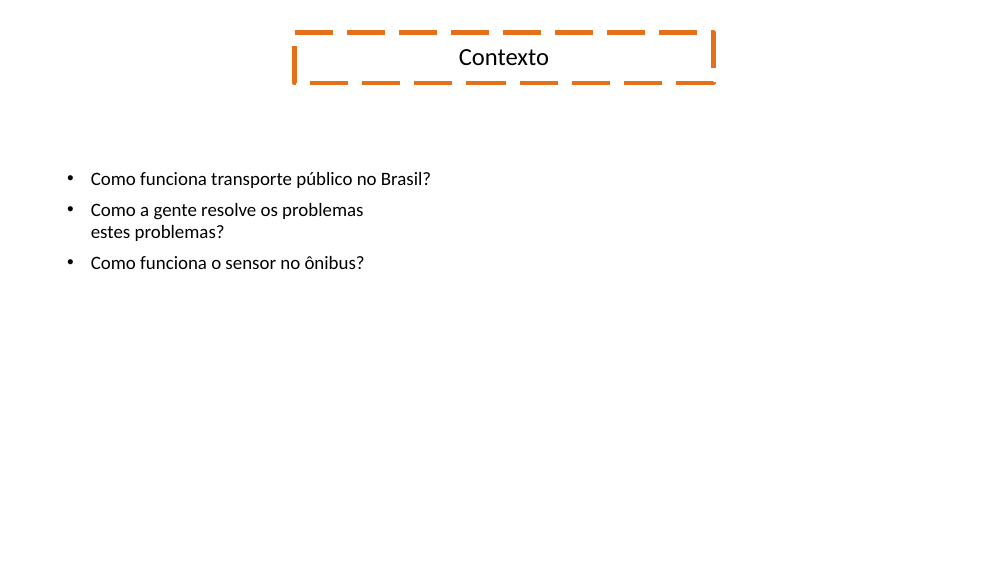
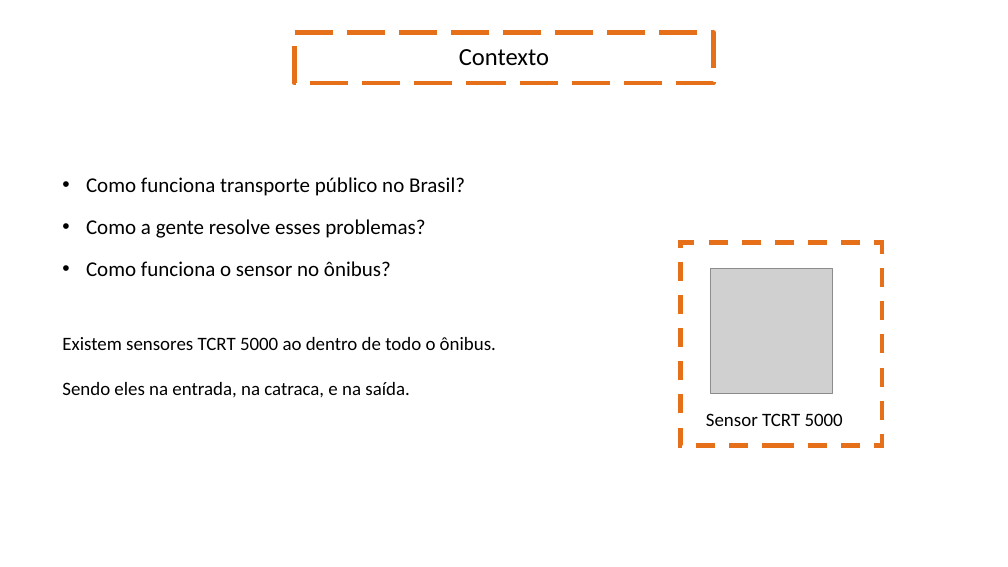
Before and after one commit to diegozn/busfacility, a slide deck: slide 2 of Apresentação/Sprint 2.pptx. Drawn at 1008x567 pixels with LibreOffice and Linux fonts; fonts in the diff are those of the drawing; grey boxes stand for pictures; background and template pictures are left out. Boxes give left, top, right and bottom in pixels: in the first picture for what was removed or moved away, otherwise in the second. Text is boxed around its words. In the diff, an @@ line names an element or a change of style, - is before the commit and + after.

```diff
--- a/Apresentação/Sprint 2.pptx
+++ b/Apresentação/Sprint 2.pptx
@@ text "Como funciona transporte público no ..." at (86,177,465,196): size 18 to 20 pt @@
@@ text at (86,219,425,238): text changed; size 18 to 20 pt @@
-• Como a gente resolve os problemas estes problemas?
+• Como a gente resolve esses problemas?
@@ text "Como funciona o sensor no ..." at (86,261,391,276): size 18 to 20 pt @@
@@ rectangle added at (681,243,882,445), outline #E57019 4.5 pt dashed @@
@@ picture added at (711,268,833,393) @@
@@ text added at (62,337,496,397), 18 pt, text #000000 @@
+Existem sensores TCRT 5000 ao dentro de todo o ônibus.
+Sendo eles na entrada, na catraca, e na saída.
@@ text added at (706,413,843,426), 18 pt, text #000000 @@
+Sensor TCRT 5000
```
Also in this commit, not shown: 3 other slides changed, 3 slides added, 2 slides removed.
